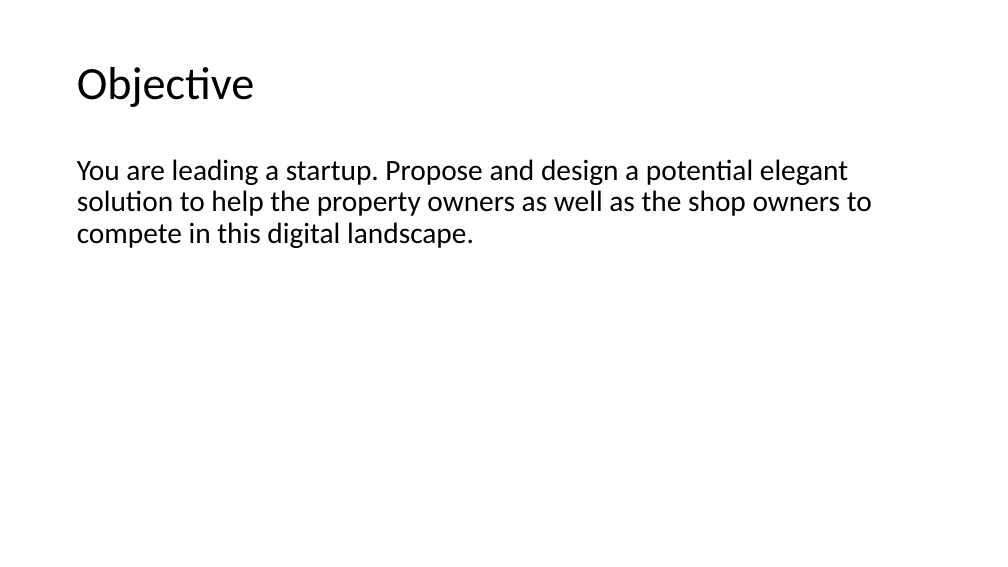
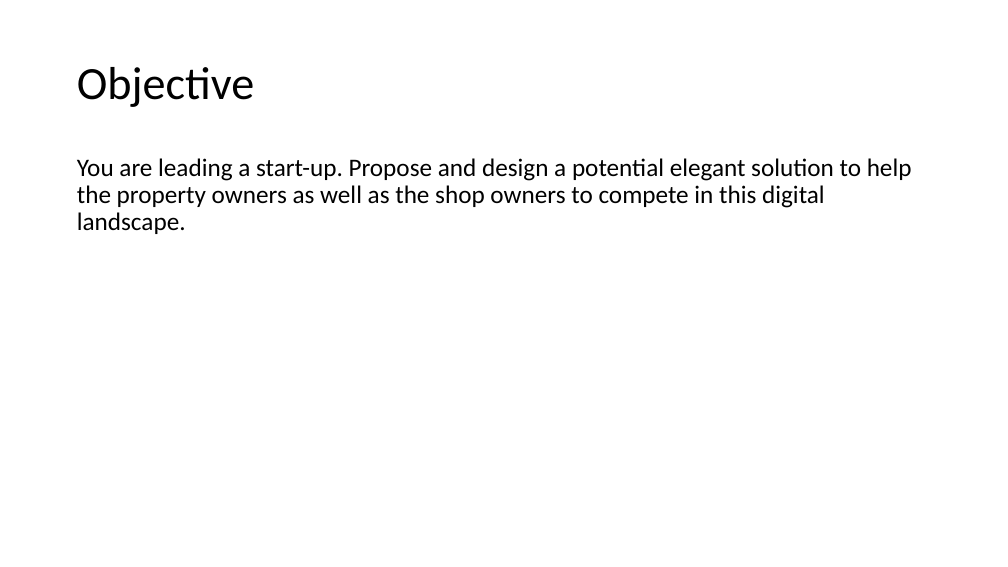
Before and after one commit to MeCode4Food/ACNAPI-code-challenge, a slide deck: slide 3 of ACNAPI Code Challenge.pptx. Drawn at 1008x567 pixels with LibreOffice and Linux fonts; fonts in the diff are those of the drawing. Boxes give left, top, right and bottom in pixels: in the first picture for what was removed or moved away, otherwise in the second. Text is boxed around its words. In the diff, an @@ line names an element or a change of style, - is before the commit and + after.

Commit message:
updated slides

```diff
--- a/ACNAPI Code Challenge.pptx
+++ b/ACNAPI Code Challenge.pptx
@@ text at (77,158,912,234): text changed; size 28 to 24 pt @@
-You are leading a startup. Propose and design a potential elegant solution to help the property owners as well as the shop owners to compete in this digital landscape.
+You are leading a start-up. Propose and design a potential elegant solution to help the property owners as well as the shop owners to compete in this digital landscape.
```
Also in this commit, not shown: 3 other slides changed, 1 other file.
